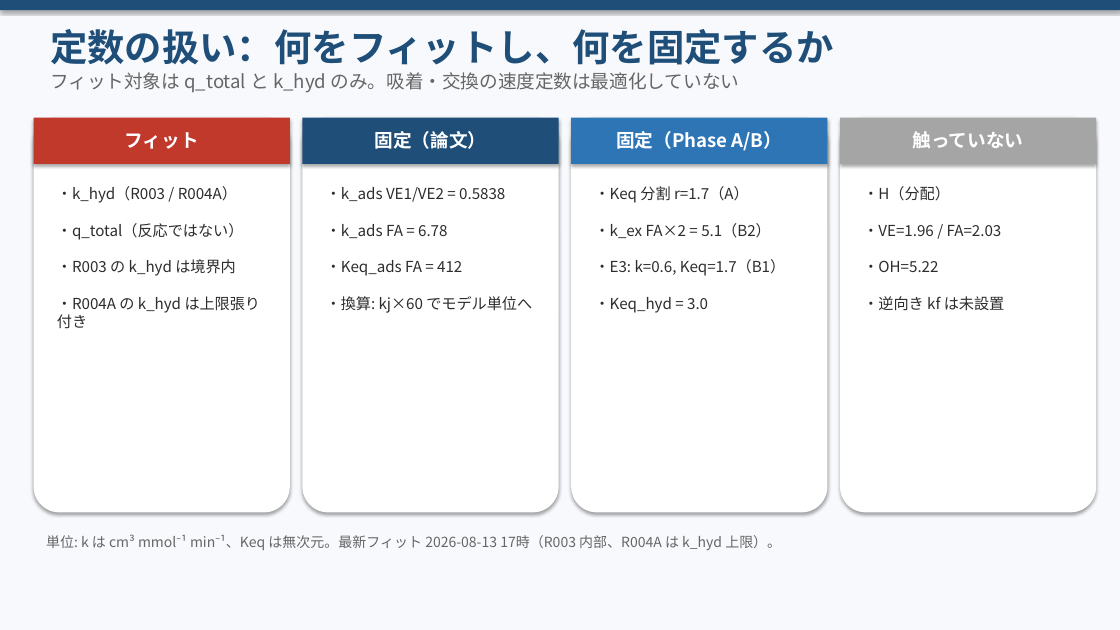
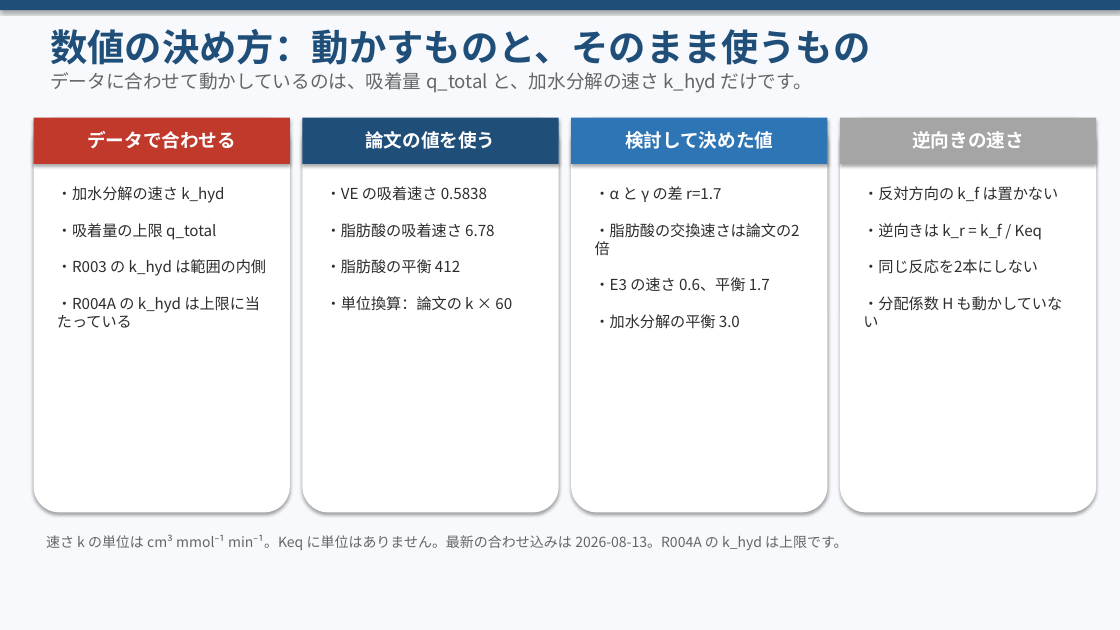
Before and after one commit to zhexingwang/ppt, a slide deck: slide 6 of decks/04_反応一覧_VE貢献_v4/反応一覧_定数_VE出口貢献_v4.pptx (slide 5 before the commit). Drawn at 1120x630 pixels with LibreOffice and Linux fonts; fonts in the diff are those of the drawing. Boxes give left, top, right and bottom in pixels: in the first picture for what was removed or moved away, otherwise in the second. Text is boxed around its words. In the diff, an @@ line names an element or a change of style, - is before the commit and + after.

```diff
--- a/decks/04_反応一覧_VE貢献_v4/反応一覧_定数_VE出口貢献_v4.pptx
+++ b/decks/04_反応一覧_VE貢献_v4/反応一覧_定数_VE出口貢献_v4.pptx
@@ text at <box>50,29,870,65</box>: text changed @@
-定数の扱い：何をフィットし、何を固定するか
+数値の決め方：動かすものと、そのまま使うもの
@@ text at <box>50,72,812,93</box>: text changed @@
-フィット対象は q_total と k_hyd のみ。吸着・交換の速度定数は最適化していない
+データに合わせて動かしているのは、吸着量 q_total と、加水分解の速さ k_hyd だけです。
@@ text at <box>87,131,236,149</box>: text changed @@
-フィット
+データで合わせる
@@ text at <box>365,131,495,149</box>: text changed @@
-固定（論文）
+論文の値を使う
@@ text at <box>625,131,773,149</box>: text changed @@
-固定（Phase A/B）
+検討して決めた値
@@ text at <box>912,131,1024,149</box>: text changed @@
-触っていない
+逆向きの速さ
@@ text at <box>57,186,266,328</box>: text changed @@
-・k_hyd（R003 / R004A）
-・q_total（反応ではない）
-・R003 の k_hyd は境界内
-・R004A の k_hyd は上限張り付き
+・加水分解の速さ k_hyd
+・吸着量の上限 q_total
+・R003 の k_hyd は範囲の内側
+・R004A の k_hyd は上限に当たっている
@@ text at <box>326,186,512,311</box>: text changed @@
-・k_ads VE1/VE2 = 0.5838
-・k_ads FA = 6.78
-・Keq_ads FA = 412
-・換算: kj×60 でモデル単位へ
+・VE の吸着速さ 0.5838
+・脂肪酸の吸着速さ 6.78
+・脂肪酸の平衡 412
+・単位換算：論文の k × 60
@@ text at <box>595,186,800,329</box>: text changed @@
-・Keq 分割 r=1.7（A）
-・k_ex FA×2 = 5.1（B2）
-・E3: k=0.6, Keq=1.7（B1）
-・Keq_hyd = 3.0
+・α と γ の差 r=1.7
+・脂肪酸の交換速さは論文の2倍
+・E3 の速さ 0.6、平衡 1.7
+・加水分解の平衡 3.0
@@ text at <box>863,186,1062,327</box>: text changed @@
-・H（分配）
-・VE=1.96 / FA=2.03
-・OH=5.22
-・逆向き kf は未設置
+・反対方向の k_f は置かない
+・逆向きは k_r = k_f / Keq
+・同じ反応を2本にしない
+・分配係数 H も動かしていない
@@ text at <box>46,534,848,550</box>: text changed @@
-単位: k は cm³ mmol⁻¹ min⁻¹、Keq は無次元。最新フィット 2026-08-13 17時（R003 内部、R004A は k_hyd 上限）。
+速さ k の単位は cm³ mmol⁻¹ min⁻¹。Keq に単位はありません。最新の合わせ込みは 2026-08-13。R004A の k_hyd は上限です。
```
Also in this commit, not shown: 12 other slides changed, 1 slide added, 18 other files.
